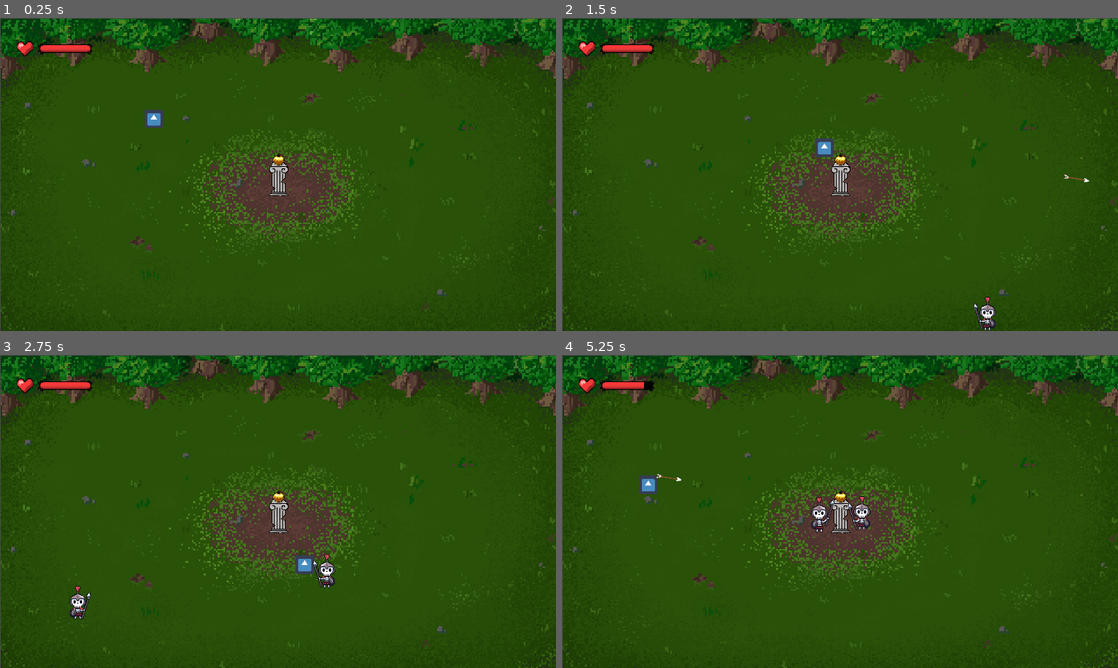
Above: before the commit, frames 1-4 (two rows, left to right).
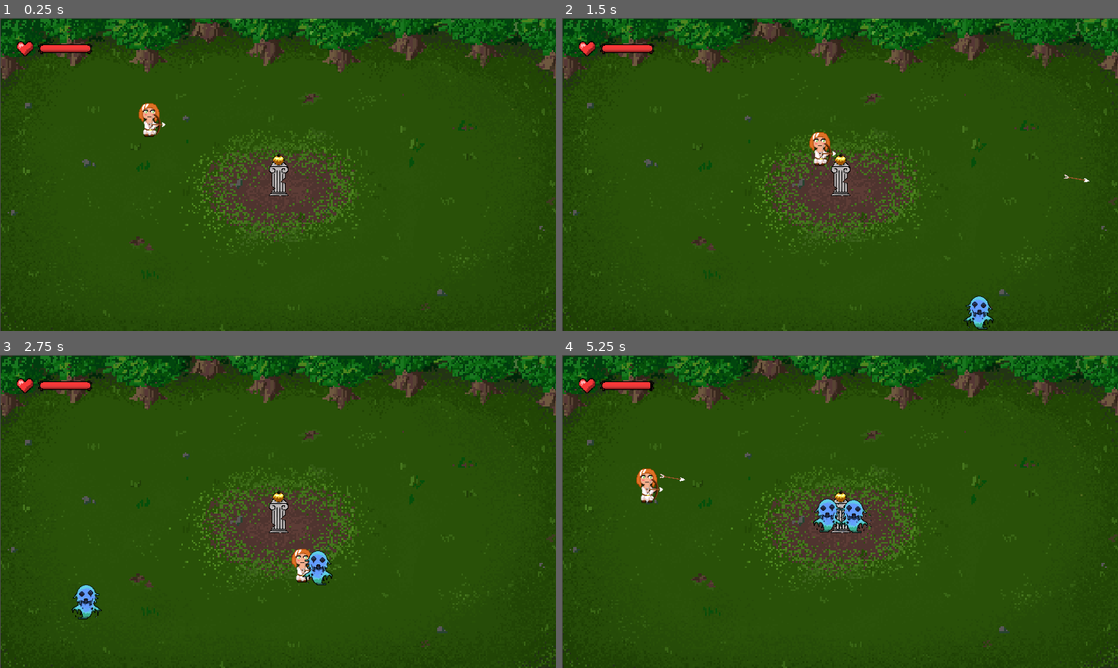
Above: after the commit, the same moments.

Repository: moisesjbc/atalanta-golden-odyssey
Game: Godot game, scene res://gameplay/main_stable/main_stable.tscn
The game is run twice, just before and just after one commit, with the same random seed, the same clock (stepped at 60 frames per second) and the same inputs. The engine's default icon, where the game draws it, is replaced by a stand-in: a white triangle on a blue panel in a dark square.
Inputs (mouse positions are in pixels of both pictures, inside the frame that each line leads up to):
- Up to frame 1 (0.25 s): no input
- Up to frame 2 (1.5 s): move the mouse to (962, 158) at 0.52 s; hold Right (ui_right) 0.53-1.28 s; click (962, 158) at 0.67 s; move the mouse to (728, 190) at 1.27 s; hold Down (ui_down) from 1.28 s (still down)
- Up to frame 3 (2.75 s): move the mouse to (333, 442) at 2.02 s; release Down (ui_down) at 2.03 s; hold Right (ui_right) from 2.03 s (still down)
- Up to frame 4 (5.25 s): move the mouse to (812, 574) at 2.77 s; release Right (ui_right) at 2.78 s; hold Up (ui_up) 2.78-3.53 s; click (812, 574) at 2.92 s; move the mouse to (1006, 558) at 3.52 s; hold Left (ui_left) 3.53-5.03 s; move the mouse to (673, 464) at 4.27 s; move the mouse to (867, 511) at 5.02 s; hold Down (ui_down) from 5.03 s (still down); click (867, 511) at 5.17 s

The runs differ from the first frame. In frame 1, 0.4% of the frame differs, in the area x 24-30%, y 27-38%; in frame 2, 0.8%; in frame 3, 1.2%; in frame 4, 1.3%, in the area x 13-56%, y 8-57%.

Commit message:
Add ghost enemy

Diff:
--- a/godot-project/gameplay/Enemy/Enemy1.gd
+++ b/godot-project/gameplay/Enemy/Enemy1.gd
@@ -9,10 +9,15 @@
 signal enemy_died
 var attacking = false
 var initial_h_scale
+var animated_sprite
 
 
 func _ready():
-	$animated_sprite.play("walking")
+	var selected_animation_index = randi() % $animations.get_child_count()
+	for animation_index in $animations.get_child_count():
+		$animations.get_child(animation_index).visible = (animation_index == selected_animation_index)
+	animated_sprite = $animations.get_child(selected_animation_index)
+	animated_sprite.play("walking")
 	initial_h_scale = scale.x
 
 
@@ -37,9 +42,9 @@
 
 	# Enemy looks to the left by default
 	if direction.x >= 0:
-		$animated_sprite.flip_h = true
+		animated_sprite.flip_h = true
 
-	if $animated_sprite.animation != "dying":
+	if animated_sprite.animation != "dying":
 		var collition = move_and_collide(speed * direction * delta)
 		if not attacking and collition:
 			attacking = true
@@ -47,7 +52,7 @@
 
 func _on_Timer_timeout():
 	if is_instance_valid(central_object):
-		$animated_sprite.play("attacking")
+		animated_sprite.play("attacking")
 		$Timer.start(1)
 	else:
 		$Timer.stop()
@@ -58,25 +63,34 @@
 	if health <= 0:
 		enemy_die()
 	else:
-		$animated_sprite.play("hurt")
+		animated_sprite.play("hurt")
 
 func enemy_die():
 	$Timer.stop()
 	$CollisionShape2D.disabled = true
-	$animated_sprite.play("dying")
+	animated_sprite.play("dying")
 
 
 func _on_animated_sprite_animation_finished():
-	print("Finished ", $animated_sprite.animation)
-	if $animated_sprite.animation == "attacking":
+	print("Finished ", animated_sprite.animation)
+	if animated_sprite.animation == "attacking":
 		central_object.take_damage(10.0)
-		$animated_sprite.play("idle")
-	elif $animated_sprite.animation == "dying":
+		animated_sprite.play("idle")
+	elif animated_sprite.animation == "dying":
 		print("Dying!")
 		emit_signal("enemy_died")
 		queue_free()
-	elif $animated_sprite.animation == "hurt":
+	elif animated_sprite.animation == "hurt":
 		if central_object:
-			$animated_sprite.play("idle")
+			animated_sprite.play("idle")
 		else:
-			$animated_sprite.play("walking")
+			animated_sprite.play("walking")
+
+
+
+func _on_ghost_animation_finished():
+	_on_animated_sprite_animation_finished()
+
+
+func _on_skeleton_animation_finished():
+	_on_animated_sprite_animation_finished()
--- a/godot-project/gameplay/Enemy/Enemy1.tscn
+++ b/godot-project/gameplay/Enemy/Enemy1.tscn
@@ -26,6 +26,25 @@
 [ext_resource path="res://gameplay/Enemy/animations/skeleton/dead/sceleton dead8.png" type="Texture" id=24]
 [ext_resource path="res://gameplay/Enemy/animations/skeleton/dead/sceleton dead2.png" type="Texture" id=25]
 [ext_resource path="res://gameplay/Enemy/animations/skeleton/hurt/hurt.png" type="Texture" id=26]
+[ext_resource path="res://gameplay/Enemy/animations/ghost/walking/espiritu walking new4.png" type="Texture" id=27]
+[ext_resource path="res://gameplay/Enemy/animations/ghost/walking/espiritu walking new5.png" type="Texture" id=28]
+[ext_resource path="res://gameplay/Enemy/animations/ghost/walking/espiritu walking new3.png" type="Texture" id=29]
+[ext_resource path="res://gameplay/Enemy/animations/ghost/walking/espiritu walking new1.png" type="Texture" id=30]
+[ext_resource path="res://gameplay/Enemy/animations/ghost/walking/espiritu walking new2.png" type="Texture" id=31]
+[ext_resource path="res://gameplay/Enemy/animations/ghost/attack/espiritu attack1.png" type="Texture" id=32]
+[ext_resource path="res://gameplay/Enemy/animations/ghost/attack/espiritu attack5.png" type="Texture" id=33]
+[ext_resource path="res://gameplay/Enemy/animations/ghost/attack/espiritu attack2.png" type="Texture" id=34]
+[ext_resource path="res://gameplay/Enemy/animations/ghost/attack/espiritu attack3.png" type="Texture" id=35]
+[ext_resource path="res://gameplay/Enemy/animations/ghost/attack/espiritu attack4.png" type="Texture" id=36]
+[ext_resource path="res://gameplay/Enemy/animations/ghost/idle/espiritu idle4.png" type="Texture" id=37]
+[ext_resource path="res://gameplay/Enemy/animations/ghost/idle/espiritu idle3.png" type="Texture" id=38]
+[ext_resource path="res://gameplay/Enemy/animations/ghost/idle/espiritu idle1.png" type="Texture" id=39]
+[ext_resource path="res://gameplay/Enemy/animations/ghost/idle/espiritu idle5.png" type="Texture" id=40]
+[ext_resource path="res://gameplay/Enemy/animations/ghost/idle/espiritu idle2.png" type="Texture" id=41]
+[ext_resource path="res://gameplay/Enemy/animations/ghost/hurt/SPIRITU.png" type="Texture" id=42]
+
+[sub_resource type="CapsuleShape2D" id=3]
+height = 38.0
 
 [sub_resource type="AtlasTexture" id=4]
 flags = 4
@@ -205,8 +224,183 @@
 "speed": 5.0
 } ]
 
-[sub_resource type="CapsuleShape2D" id=3]
-height = 38.0
+[sub_resource type="AtlasTexture" id=35]
+flags = 4
+atlas = ExtResource( 42 )
+region = Rect2( 0, 0, 64, 64 )
+
+[sub_resource type="AtlasTexture" id=36]
+flags = 4
+atlas = ExtResource( 42 )
+region = Rect2( 64, 0, 64, 64 )
+
+[sub_resource type="AtlasTexture" id=37]
+flags = 4
+atlas = ExtResource( 42 )
+region = Rect2( 128, 0, 64, 64 )
+
+[sub_resource type="AtlasTexture" id=38]
+flags = 4
+atlas = ExtResource( 42 )
+region = Rect2( 192, 0, 64, 64 )
+
+[sub_resource type="AtlasTexture" id=39]
+flags = 4
+atlas = ExtResource( 42 )
+region = Rect2( 256, 0, 64, 64 )
+
+[sub_resource type="AtlasTexture" id=40]
+flags = 4
+atlas = ExtResource( 42 )
+region = Rect2( 320, 0, 64, 64 )
+
+[sub_resource type="AtlasTexture" id=41]
+flags = 4
+atlas = ExtResource( 42 )
+region = Rect2( 0, 64, 64, 64 )
+
+[sub_resource type="AtlasTexture" id=42]
+flags = 4
+atlas = ExtResource( 42 )
+region = Rect2( 64, 64, 64, 64 )
+
+[sub_resource type="AtlasTexture" id=43]
+flags = 4
+atlas = ExtResource( 42 )
+region = Rect2( 128, 64, 64, 64 )
+
+[sub_resource type="AtlasTexture" id=44]
+flags = 4
+atlas = ExtResource( 42 )
+region = Rect2( 192, 64, 64, 64 )
+
+[sub_resource type="AtlasTexture" id=45]
+flags = 4
+atlas = ExtResource( 42 )
+region = Rect2( 256, 64, 64, 64 )
+
+[sub_resource type="AtlasTexture" id=46]
+flags = 4
+atlas = ExtResource( 42 )
+region = Rect2( 320, 64, 64, 64 )
+
+[sub_resource type="AtlasTexture" id=47]
+flags = 4
+atlas = ExtResource( 42 )
+region = Rect2( 0, 128, 64, 64 )
+
+[sub_resource type="AtlasTexture" id=48]
+flags = 4
+atlas = ExtResource( 42 )
+region = Rect2( 64, 128, 64, 64 )
+
+[sub_resource type="AtlasTexture" id=49]
+flags = 4
+atlas = ExtResource( 42 )
+region = Rect2( 128, 128, 64, 64 )
+
+[sub_resource type="AtlasTexture" id=50]
+flags = 4
+atlas = ExtResource( 42 )
+region = Rect2( 192, 128, 64, 64 )
+
+[sub_resource type="AtlasTexture" id=51]
+flags = 4
+atlas = ExtResource( 42 )
+region = Rect2( 256, 128, 64, 64 )
+
+[sub_resource type="AtlasTexture" id=52]
+flags = 4
+atlas = ExtResource( 42 )
+region = Rect2( 320, 128, 64, 64 )
+
+[sub_resource type="AtlasTexture" id=53]
+flags = 4
+atlas = ExtResource( 42 )
+region = Rect2( 0, 192, 64, 64 )
+
+[sub_resource type="AtlasTexture" id=54]
+flags = 4
+atlas = ExtResource( 42 )
+region = Rect2( 64, 192, 64, 64 )
+
+[sub_resource type="AtlasTexture" id=55]
+flags = 4
+atlas = ExtResource( 42 )
+region = Rect2( 128, 192, 64, 64 )
+
+[sub_resource type="AtlasTexture" id=56]
+flags = 4
+atlas = ExtResource( 42 )
+region = Rect2( 192, 192, 64, 64 )
+
+[sub_resource type="AtlasTexture" id=57]
+flags = 4
+atlas = ExtResource( 42 )
+region = Rect2( 256, 192, 64, 64 )
+
+[sub_resource type="AtlasTexture" id=58]
+flags = 4
+atlas = ExtResource( 42 )
+region = Rect2( 320, 192, 64, 64 )
+
+[sub_resource type="AtlasTexture" id=59]
+flags = 4
+atlas = ExtResource( 42 )
+region = Rect2( 0, 256, 64, 64 )
+
+[sub_resource type="AtlasTexture" id=60]
+flags = 4
+atlas = ExtResource( 42 )
+region = Rect2( 64, 256, 64, 64 )
+
+[sub_resource type="AtlasTexture" id=61]
+flags = 4
+atlas = ExtResource( 42 )
+region = Rect2( 128, 256, 64, 64 )
+
+[sub_resource type="AtlasTexture" id=62]
+flags = 4
+atlas = ExtResource( 42 )
+region = Rect2( 192, 256, 64, 64 )
+
+[sub_resource type="AtlasTexture" id=63]
+flags = 4
+atlas = ExtResource( 42 )
+region = Rect2( 256, 256, 64, 64 )
+
+[sub_resource type="AtlasTexture" id=64]
+flags = 4
+atlas = ExtResource( 42 )
+region = Rect2( 320, 256, 64, 64 )
+
+[sub_resource type="SpriteFrames" id=34]
+animations = [ {
+"frames": [ ExtResource( 32 ), ExtResource( 34 ), ExtResource( 35 ), ExtResource( 36 ), ExtResource( 33 ) ],
+"loop": true,
+"name": "attacking",
+"speed": 5.0
+}, {
+"frames": [ ExtResource( 23 ), ExtResource( 18 ), ExtResource( 21 ), ExtResource( 20 ), ExtResource( 22 ), ExtResource( 24 ), ExtResource( 19 ) ],
+"loop": false,
+"name": "dying",
+"speed": 5.0
+}, {
+"frames": [ SubResource( 35 ), SubResource( 36 ), SubResource( 37 ), SubResource( 38 ), SubResource( 39 ), SubResource( 40 ), SubResource( 41 ), SubResource( 42 ), SubResource( 43 ), SubResource( 44 ), SubResource( 45 ), SubResource( 46 ), SubResource( 47 ), SubResource( 48 ), SubResource( 49 ), SubResource( 50 ), SubResource( 51 ), SubResource( 52 ), SubResource( 53 ), SubResource( 54 ), SubResource( 55 ), SubResource( 56 ), SubResource( 57 ), SubResource( 58 ), SubResource( 59 ), SubResource( 60 ), SubResource( 61 ), SubResource( 62 ), SubResource( 63 ), SubResource( 64 ) ],
+"loop": false,
+"name": "hurt",
+"speed": 5.0
+}, {
+"frames": [ ExtResource( 39 ), ExtResource( 41 ), ExtResource( 38 ), ExtResource( 37 ), ExtResource( 40 ) ],
+"loop": true,
+"name": "idle",
+"speed": 5.0
+}, {
+"frames": [ ExtResource( 30 ), ExtResource( 31 ), ExtResource( 29 ), ExtResource( 27 ), ExtResource( 28 ) ],
+"loop": true,
+"name": "walking",
+"speed": 5.0
+} ]
 
 [node name="Enemy" type="KinematicBody2D" groups=["enemy"]]
 scale = Vector2( 2, 2 )
@@ -217,14 +411,21 @@
 [node name="Timer" type="Timer" parent="."]
 one_shot = true
 
-[node name="animated_sprite" type="AnimatedSprite" parent="."]
-frames = SubResource( 2 )
-animation = "hurt"
-
 [node name="CollisionShape2D" type="CollisionShape2D" parent="."]
 position = Vector2( 0, 5 )
 shape = SubResource( 3 )
 
+[node name="animations" type="Node2D" parent="."]
+
+[node name="skeleton" type="AnimatedSprite" parent="animations"]
+frames = SubResource( 2 )
+animation = "hurt"
+
+[node name="ghost" type="AnimatedSprite" parent="animations"]
+frames = SubResource( 34 )
+animation = "dying"
+
 [connection signal="timeout" from="Timer" to="." method="_on_Timer_timeout"]
-[connection signal="animation_finished" from="animated_sprite" to="." method="_on_animated_sprite_animation_finished"]
 [connection signal="tree_exited" from="CollisionShape2D" to="." method="_on_CollisionShape2D_tree_exited"]
+[connection signal="animation_finished" from="animations/skeleton" to="." method="_on_skeleton_animation_finished"]
+[connection signal="animation_finished" from="animations/ghost" to="." method="_on_ghost_animation_finished"]
--- a/godot-project/gameplay/player/player.tscn
+++ b/godot-project/gameplay/player/player.tscn
@@ -1,20 +1,41 @@
-[gd_scene load_steps=4 format=2]
+[gd_scene load_steps=7 format=2]
 
-[ext_resource path="res://icon.png" type="Texture" id=1]
+[ext_resource path="res://gameplay/player/atalanta-Sheet.png" type="Texture" id=1]
 [ext_resource path="res://gameplay/player/player.gd" type="Script" id=2]
 
 [sub_resource type="RectangleShape2D" id=1]
-extents = Vector2( 32, 31.5 )
+extents = Vector2( 30.5, 59.5 )
+
+[sub_resource type="AtlasTexture" id=3]
+flags = 4
+atlas = ExtResource( 1 )
+region = Rect2( 0, 0, 64, 64 )
+
+[sub_resource type="AtlasTexture" id=4]
+flags = 4
+atlas = ExtResource( 1 )
+region = Rect2( 64, 0, 64, 64 )
+
+[sub_resource type="SpriteFrames" id=2]
+animations = [ {
+"frames": [ SubResource( 3 ), SubResource( 4 ) ],
+"loop": true,
+"name": "walking",
+"speed": 5.0
+} ]
 
 [node name="player" type="KinematicBody2D"]
 script = ExtResource( 2 )
 
-[node name="sprite" type="Sprite" parent="."]
-texture = ExtResource( 1 )
-
 [node name="collision_shape" type="CollisionShape2D" parent="."]
-position = Vector2( 0, 0.5 )
+position = Vector2( -15.5, 3.5 )
 shape = SubResource( 1 )
 
 [node name="cooldown_timer" type="Timer" parent="."]
 one_shot = true
+
+[node name="animated_sprite" type="AnimatedSprite" parent="."]
+scale = Vector2( 2, 2 )
+frames = SubResource( 2 )
+animation = "walking"
+playing = true
Not shown: 1 places in godot-project/gameplay/Enemy/Enemy1.tscn that only renumber resources
Binary file added: godot-project/gameplay/Enemy/animations/ghost/attack/espiritu attack1.png
Not shown, added: godot-project/gameplay/Enemy/animations/ghost/attack/espiritu attack1.png.import
Binary file added: godot-project/gameplay/Enemy/animations/ghost/attack/espiritu attack2.png
Not shown, added: godot-project/gameplay/Enemy/animations/ghost/attack/espiritu attack2.png.import
Binary file added: godot-project/gameplay/Enemy/animations/ghost/attack/espiritu attack3.png
Not shown, added: godot-project/gameplay/Enemy/animations/ghost/attack/espiritu attack3.png.import
Binary file added: godot-project/gameplay/Enemy/animations/ghost/attack/espiritu attack4.png
Not shown, added: godot-project/gameplay/Enemy/animations/ghost/attack/espiritu attack4.png.import
Binary file added: godot-project/gameplay/Enemy/animations/ghost/attack/espiritu attack5.png
Not shown, added: godot-project/gameplay/Enemy/animations/ghost/attack/espiritu attack5.png.import
Binary file added: godot-project/gameplay/Enemy/animations/ghost/hurt/SPIRITU.png
(and 3 more such lines)
